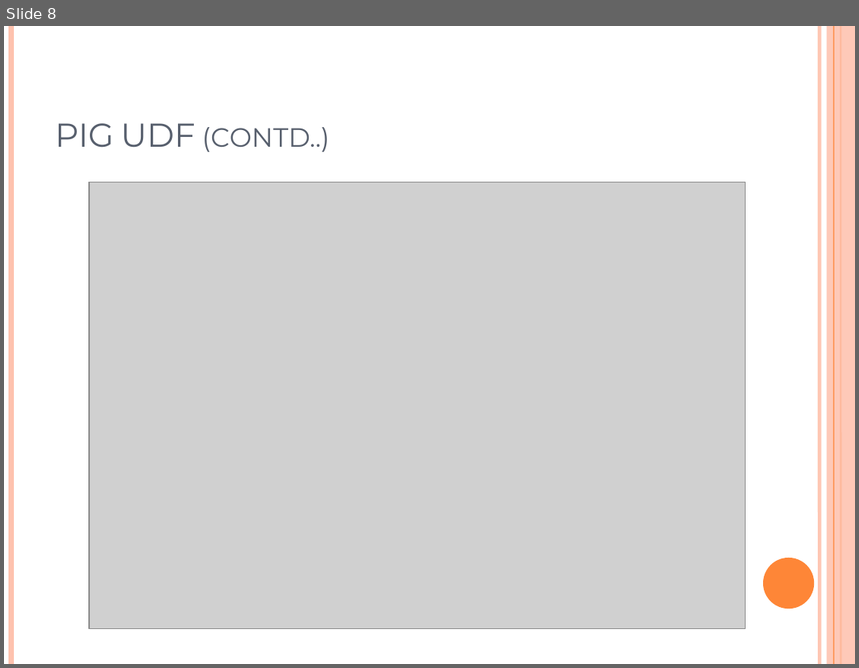
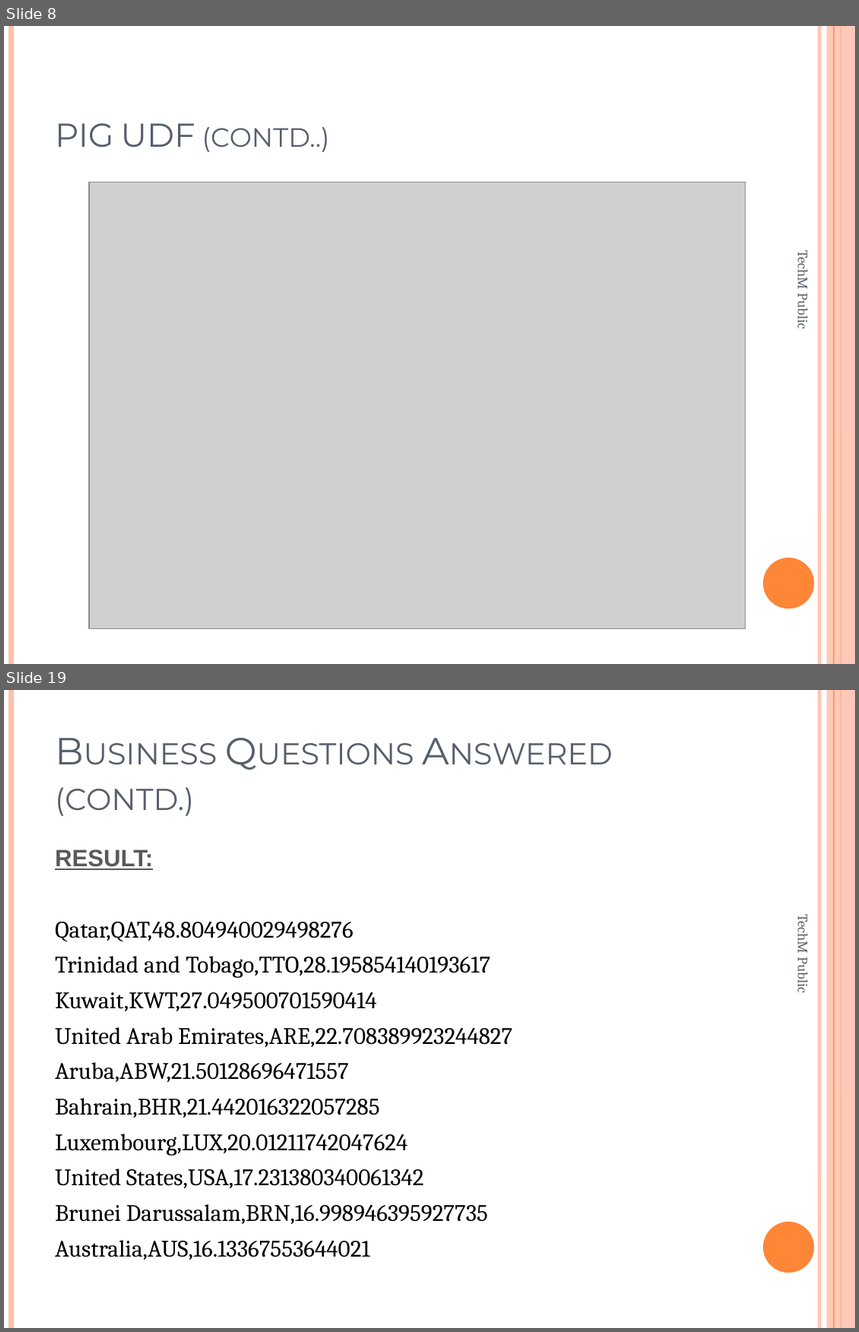
Before and after one commit to Shubhro27/Case-Studies, a slide deck: Analyzing_World_Data_using PIG.pptx. Shown one above the other, each under a label of ours: slide 8 before the commit, slides 8 and 19 after it; the slides between them are not shown. The pictures are 859x668 and 859x1332 pixels, drawn with LibreOffice and Linux fonts; fonts in the diff are those of the drawing; grey boxes stand for pictures. Boxes give left, top, right and bottom in pixels: in the first picture for what was removed or moved away, otherwise in the second. Text is boxed around its words. In the diff, an @@ line names an element or a change of style, - is before the commit and + after.

```diff
--- a/Analyzing_World_Data_using PIG.pptx
+++ b/Analyzing_World_Data_using PIG.pptx
@@ slide 19 added at <box>4,690,855,1328</box>, background #FFFFFF; not listed: 6 template elements that a slide beside it also shows @@
@@ title added at <box>55,787,194,816</box>, 32 pt, text #575F6D, small capitals @@
+Business Questions Answered (contd.)
@@ text added at <box>55,850,512,1260</box>, 20 pt, text #000000 @@
+RESULT:
+Qatar,QAT,48.804940029498276
+Trinidad and Tobago,TTO,28.195854140193617
+Kuwait,KWT,27.049500701590414
+United Arab Emirates,ARE,22.708389923244827
+Aruba,ABW,21.50128696471557
+Bahrain,BHR,21.442016322057285
+Luxembourg,LUX,20.01211742047624
+United States,USA,17.231380340061342
+Brunei Darussalam,BRN,16.998946395927735
+Australia,AUS,16.13367553644021
@@ text added at <box>794,918,813,992</box>, 12 pt, text #575F6D @@
+TechM Public
@@ slide 8 changed as well @@
@@ text added at <box>794,254,813,328</box>, 12 pt, text #575F6D @@
+TechM Public
```
Also in this commit, not shown: 14 other slides changed, 34 other slides added, 7 slides removed.
